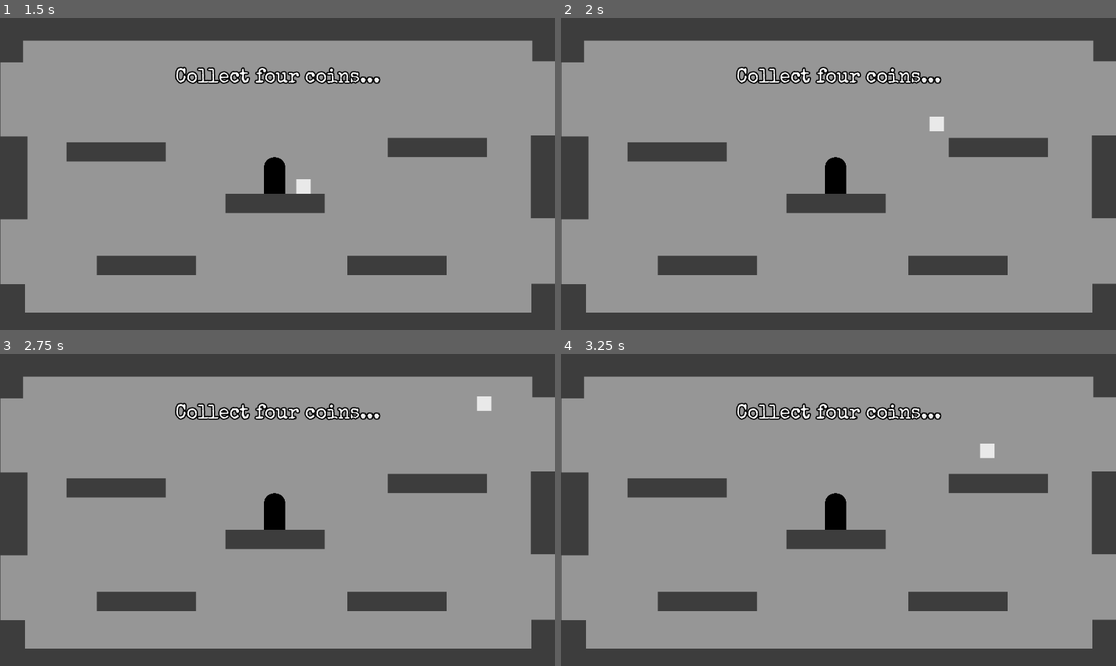
Above: before the commit, frames 1-4 (two rows, left to right).
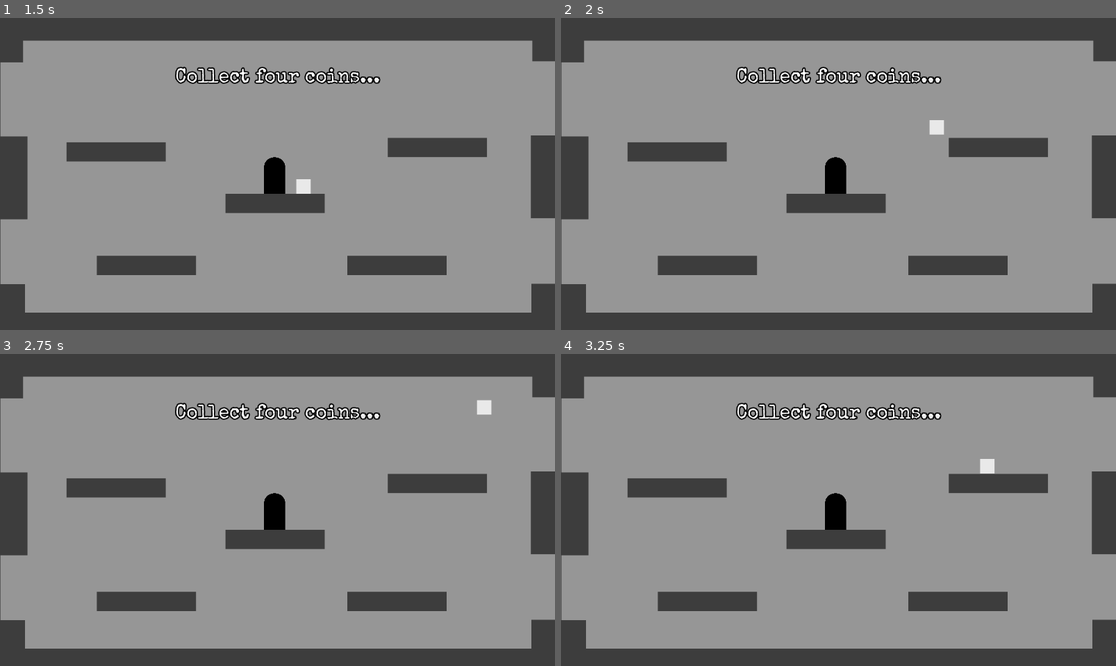
Above: after the commit, the same moments.

Repository: asundar-mags/the-grimstone-digital-tech
Game: Godot game, scene res://scenes/main menu.tscn
Two runs of this game, one before a commit and one after it. Both use one fixed random seed, a clock stepped at 60 frames per second and the inputs below.
Inputs:
- Up to frame 1 (1.5 s): click "Play" at 0.5 s; tap Enter at 1.25 s; hold Right (ui_right) from 1.28 s (still down)
- Up to frame 2 (2 s): keep holding Right (ui_right); tap Keypad Enter (ui_accept) at 1.52 s
- Up to frame 3 (2.75 s): keep holding Right (ui_right); tap Keypad Enter (ui_accept) at 2.27 s
- Up to frame 4 (3.25 s): release Right (ui_right) at 2.78 s; hold Left (ui_left) from 2.78 s (still down)

Frame 1 is identical in both runs. In frame 2, less than 0.1% of the frame differs, in the area x 66-70%, y 31-38%; in frame 3, less than 0.1%; in frame 4, 0.2%, in the area x 75-79%, y 28-39%.

Commit message:
Alpha Testing Fixes
Increase gravity constant for the player to make the player fall down quicker

Diff:
--- a/the-grimstone/project.godot
+++ b/the-grimstone/project.godot
@@ -51,6 +51,7 @@
 [physics]
 
 3d/physics_engine="Jolt Physics"
+2d/default_gravity=1050.0
 
 [rendering]
 
--- a/the-grimstone/scripts/player.gd
+++ b/the-grimstone/scripts/player.gd
@@ -6,6 +6,7 @@
 @export var coin: Area2D
 @export var timer: Timer
 
+# Variable to define certain shapes that exist on the player to hide them (Polygon 2Ds)
 @export var red: Polygon2D
 @export var blue: Polygon2D
 @export var green: Polygon2D
